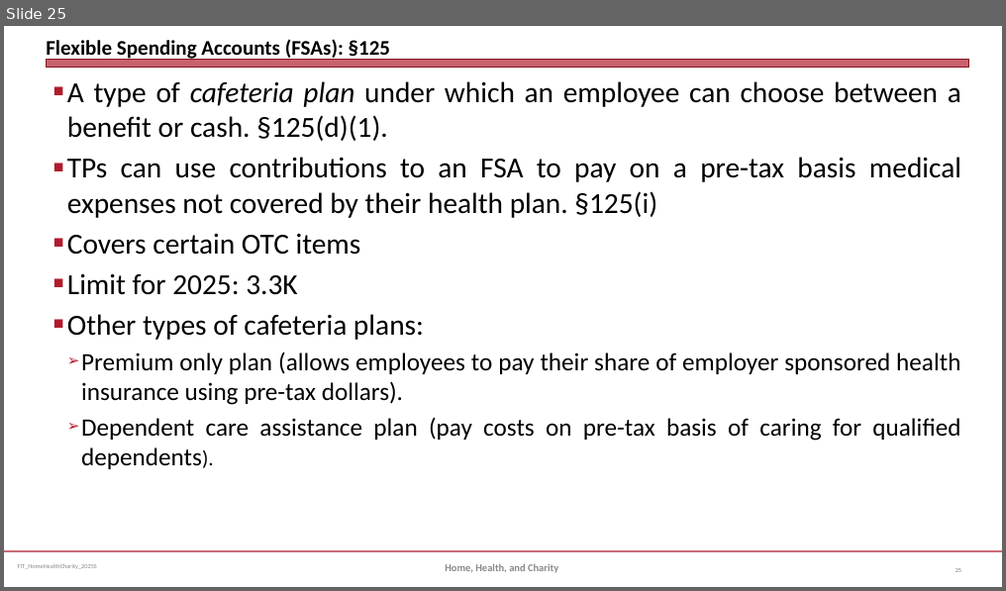
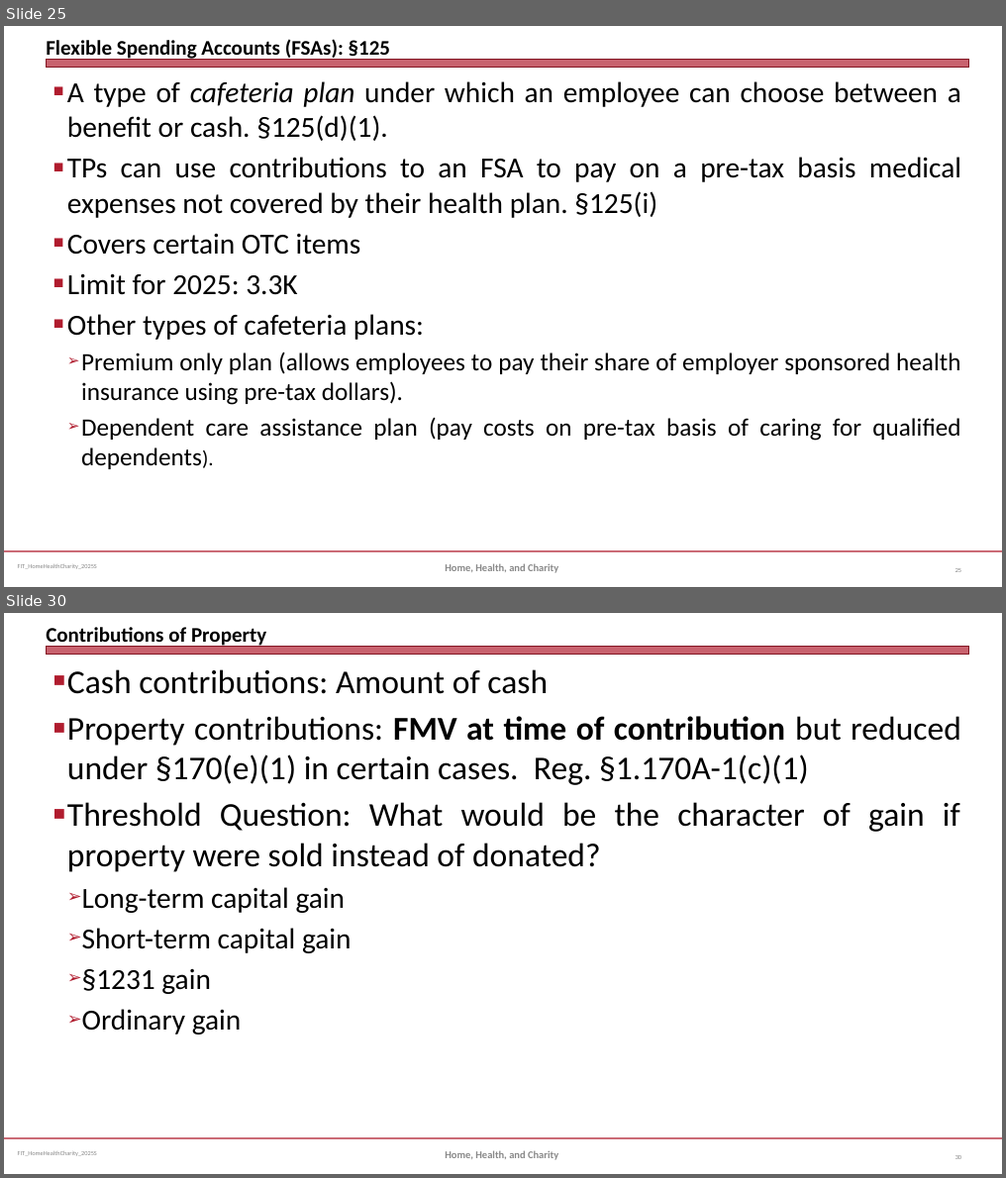
Before and after one commit to jmc877/Fed-Income-Tax, a slide deck: slides/FIT_HomeHealthCharity_2025S.pptx. Shown one above the other, each under a label of ours: slide 25 before the commit, slides 25 and 30 after it; the slides between them are not shown. The pictures are 1006x591 and 1006x1178 pixels, drawn with LibreOffice and Linux fonts; fonts in the diff are those of the drawing. Boxes give left, top, right and bottom in pixels: in the first picture for what was removed or moved away, otherwise in the second. Text is boxed around its words. In the diff, an @@ line names an element or a change of style, - is before the commit and + after.

```diff
--- a/slides/FIT_HomeHealthCharity_2025S.pptx
+++ b/slides/FIT_HomeHealthCharity_2025S.pptx
@@ slide 30 added at box(4, 613, 1002, 1174), background #FFFFFF; not listed: 3 template elements that a slide beside it also shows @@
@@ title added at box(46, 627, 266, 648), 20 pt, text #000000, bold @@
+Contributions of Property
@@ text added at box(67, 669, 961, 1035), 32 pt, text #000000 @@
+■ Cash contributions: Amount of cash
+■ Property contributions: FMV at time of contribution but reduced under §170(e)(1) in certain cases. Reg. §1.170A-1(c)(1)
+■ Threshold Question: What would be the character of gain if property were sold instead of donated?
+  ➢ Long-term capital gain
+  ➢ Short-term capital gain
+  ➢ §1231 gain
+  ➢ Ordinary gain
@@ text added at box(445, 1151, 558, 1160), 10 pt, text #898989, bold @@
+Home, Health, and Charity
@@ page number added at box(955, 1156, 961, 1159), 6 pt, text #808080 @@
+30
```
Also in this commit, not shown: 6 slides changed, 8 other slides added, 2 other files.
